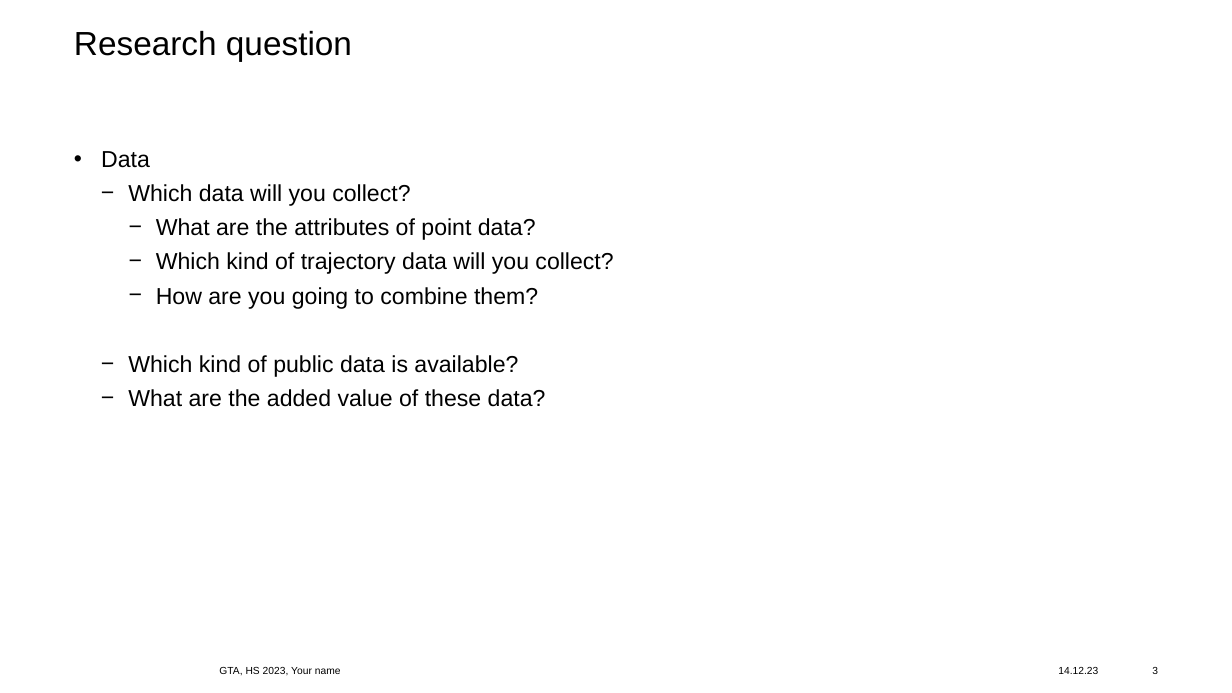
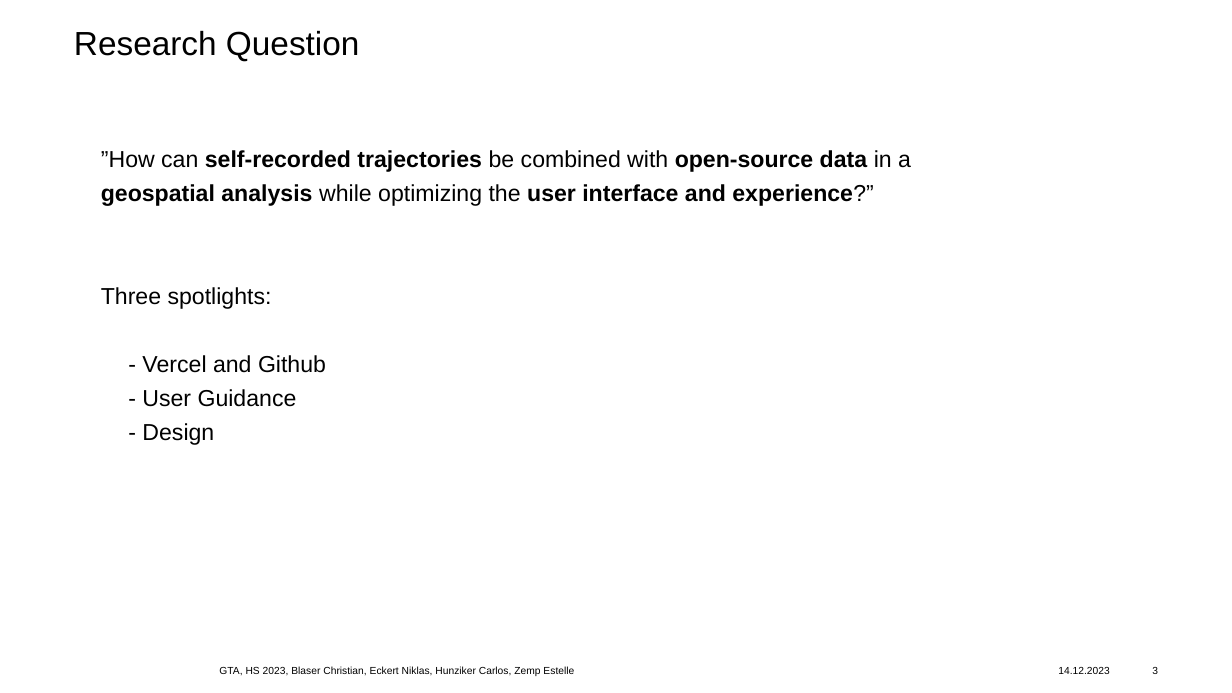
Before and after one commit to blc460/GTA8, a slide deck: slide 3 of final-presentation-GTA8.pptx. Drawn at 1232x693 pixels with LibreOffice and Linux fonts; fonts in the diff are those of the drawing; background and template pictures are left out. Boxes give left, top, right and bottom in pixels: in the first picture for what was removed or moved away, otherwise in the second. Text is boxed around its words. In the diff, an @@ line names an element or a change of style, - is before the commit and + after.

```diff
--- a/final-presentation-GTA8.pptx
+++ b/final-presentation-GTA8.pptx
@@ title at (74, 30, 360, 61): text changed @@
-Research question
+Research Question
@@ text at (101, 150, 911, 445): text changed @@
-• Data
-  − Which data will you collect?
-    − What are the attributes of point data?
-    − Which kind of trajectory data will you collect?
-    − How are you going to combine them?
-  − Which kind of public data is available?
-  − What are the added value of these data?
+  ”How can self-recorded trajectories be combined with open-source data in a
+  geospatial analysis while optimizing the user interface and experience?”
+  Three spotlights:
+    - Vercel and Github
+    - User Guidance
+    - Design
@@ text at (219, 666, 574, 676): text changed @@
-GTA, HS 2023, Your name
+GTA, HS 2023, Blaser Christian, Eckert Niklas, Hunziker Carlos, Zemp Estelle
@@ text at (1058, 667, 1109, 674): text changed @@
-14.12.23
+14.12.2023
```
Also in this commit, not shown: 2 other slides changed, 3 slides added.
